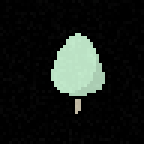
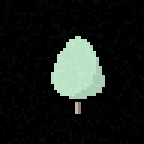
Layer changes from the first 144 x 144 image to the second:
painted on "Edge" over [51, 33, 108, 114]
painted on "Tree copy #1" over [69, 42, 108, 102]
painted on "Tree" over [51, 33, 108, 102]
added layer "Darken" (30%) above "Stem" over [78, 102, 81, 114]
painted on "Stem" over [72, 87, 84, 96]
added layer "Shadow copy" (30%) above "Shadow" over [51, 81, 105, 114]
hid "Shadow", painted on it over [51, 87, 105, 114]
